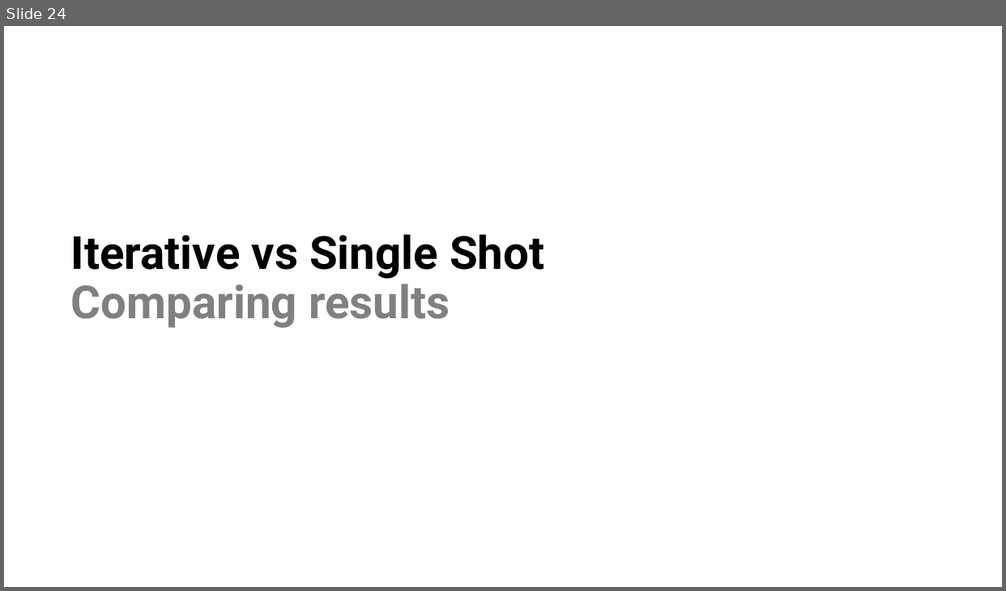
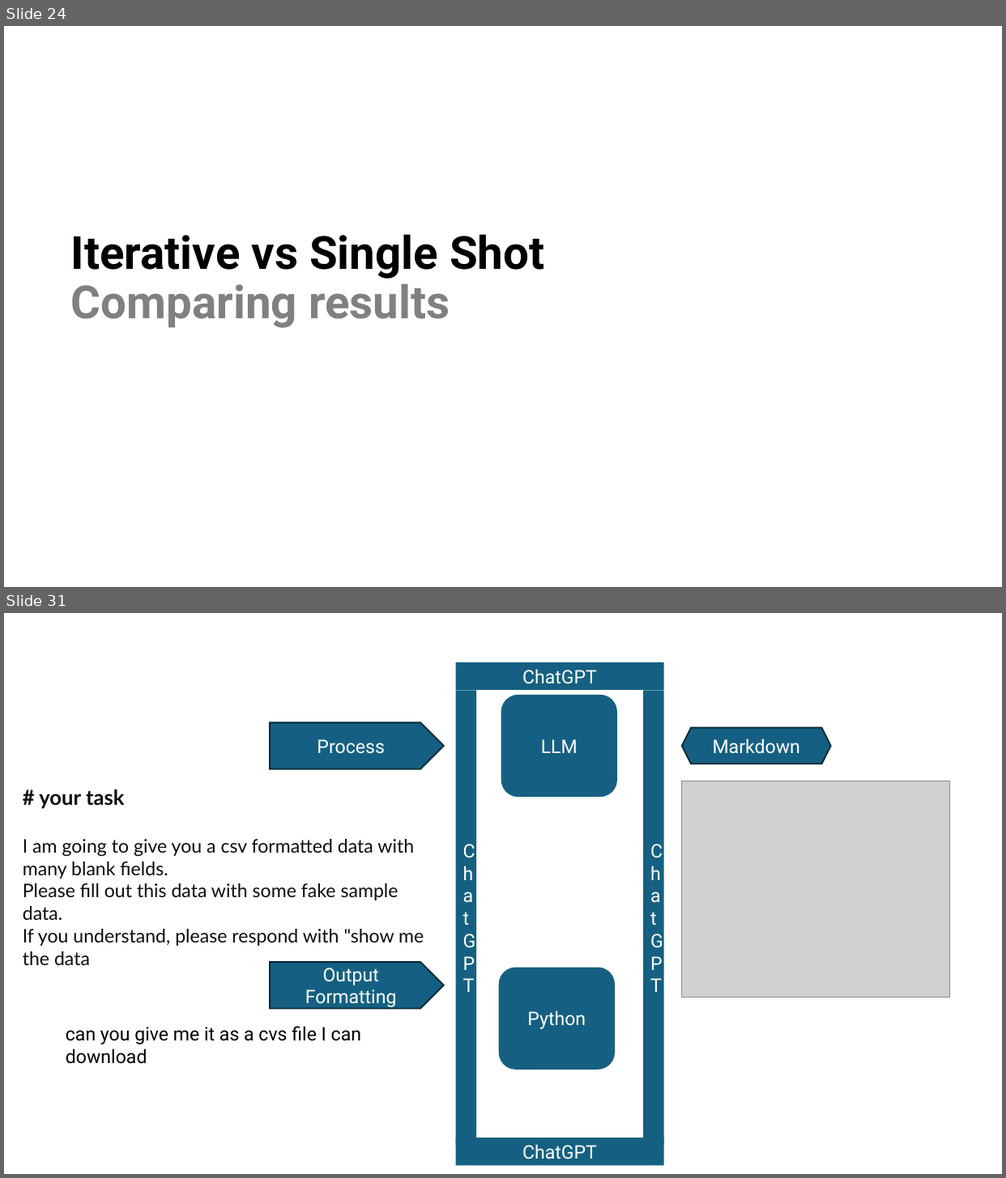
Before and after one commit to isidore/Talks, a slide deck: Slides/ChatGPT_Prompting.pptx. Shown one above the other, each under a label of ours: slide 24 before the commit, slides 24 and 31 after it; the slides between them are not shown. The pictures are 1006x591 and 1006x1178 pixels, drawn with LibreOffice and Linux fonts; fonts in the diff are those of the drawing; grey boxes stand for pictures. Boxes give left, top, right and bottom in pixels: in the first picture for what was removed or moved away, otherwise in the second. Text is boxed around its words. In the diff, an @@ line names an element or a change of style, - is before the commit and + after.

```diff
--- a/Slides/ChatGPT_Prompting.pptx
+++ b/Slides/ChatGPT_Prompting.pptx
@@ slide 31 added at [4,613,1002,1174], background #FFFFFF @@
@@ rectangle added at [455,662,663,690], fill #156082, 18 pt, text #FFFFFF @@
+ChatGPT
@@ rectangle added at [455,690,476,1145], fill #156082, 18 pt, text #FFFFFF @@
+ChatGPT
@@ rounded rectangle added at [501,695,617,797], fill #156082, 18 pt, text #FFFFFF @@
+LLM
@@ rectangle added at [643,690,664,1145], fill #156082, 18 pt, text #FFFFFF @@
+ChatGPT
@@ pentagon arrow added at [270,722,444,769], fill #156082, outline #092A39 1.5 pt, 18 pt, text #FFFFFF @@
+Process
@@ hexagon added at [682,727,831,764], fill #156082, outline #092A39 1.5 pt, 18 pt, text #FFFFFF @@
+Markdown
@@ picture added at [682,781,950,997] @@
@@ text added at [23,790,424,946], 18 pt, text #0D0D0D @@
+# your task
+I am going to give you a csv formatted data with many blank fields.
+Please fill out this data with some fake sample data.
+If you understand, please respond with "show me the data
@@ pentagon arrow added at [270,962,444,1008], fill #156082, outline #092A39 1.5 pt, 18 pt, text #FFFFFF @@
+Output Formatting
@@ rounded rectangle added at [499,968,615,1071], fill #156082, 18 pt, text #FFFFFF @@
+Python
@@ text added at [66,1026,361,1045], 18 pt, text #000000 @@
+can you give me it as a cvs file I can download
@@ rectangle added at [455,1139,663,1166], fill #156082, 18 pt, text #FFFFFF @@
+ChatGPT
```
Also in this commit, not shown: 3 slides changed, 15 other slides added.
